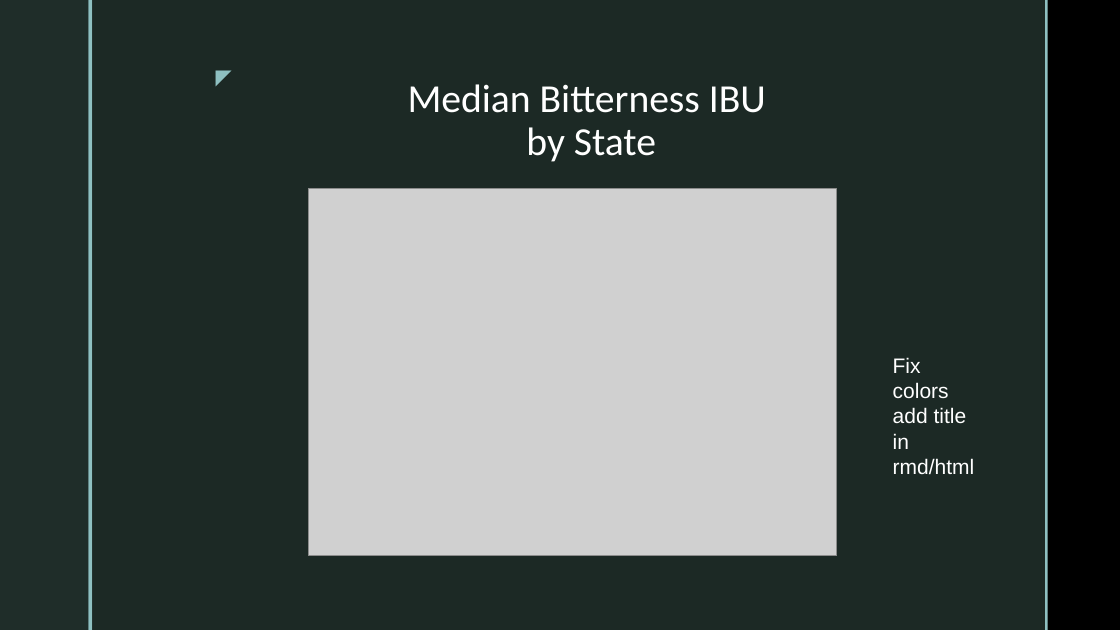
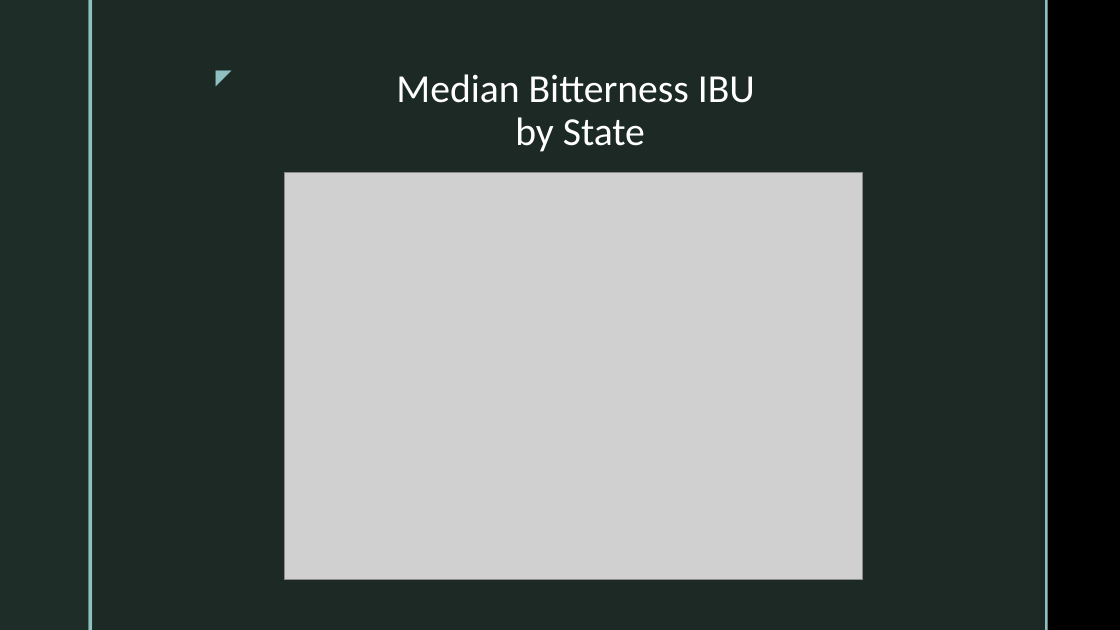
Before and after one commit to KaysData/Brewery-Analysis, a slide deck: slide 6 of Case Study Presentation.pptx. Drawn at 1120x630 pixels with LibreOffice and Linux fonts; fonts in the diff are those of the drawing; grey boxes stand for pictures; background and template pictures are left out. Boxes give left, top, right and bottom in pixels: in the first picture for what was removed or moved away, otherwise in the second. Text is boxed around its words. In the diff, an @@ line names an element or a change of style, - is before the commit and + after.

```diff
--- a/Case Study Presentation.pptx
+++ b/Case Study Presentation.pptx
@@ title "Median Bitterness IBU by State": place and size @@
-title "Median Bitterness IBU by State" at (408,84,766,162)
+title "Median Bitterness IBU by State" at (396,74,755,152)
@@ picture: place and size @@
-picture at (308,189,837,556)
+picture at (285,172,863,580)
@@ text removed at (893,357,975,475) @@
-Fix colors add title in rmd/html
```
Also in this commit, not shown: 1 other slide changed, 5 slides added, 4 slides removed, 5 other files.
